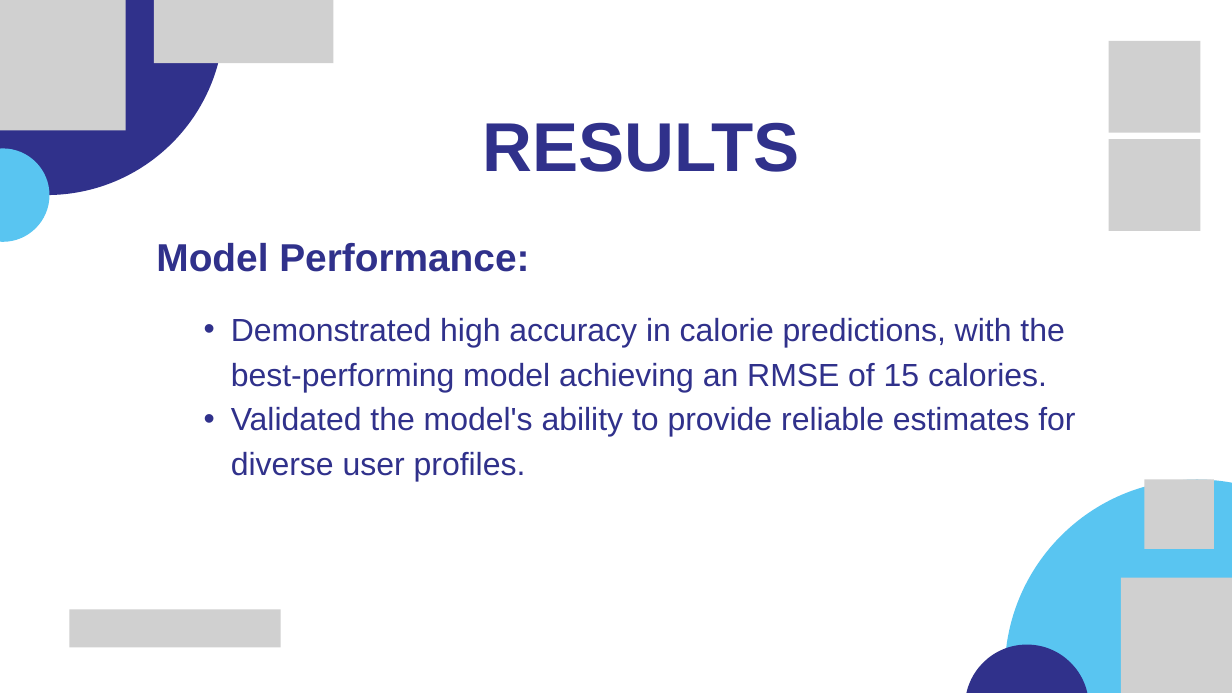
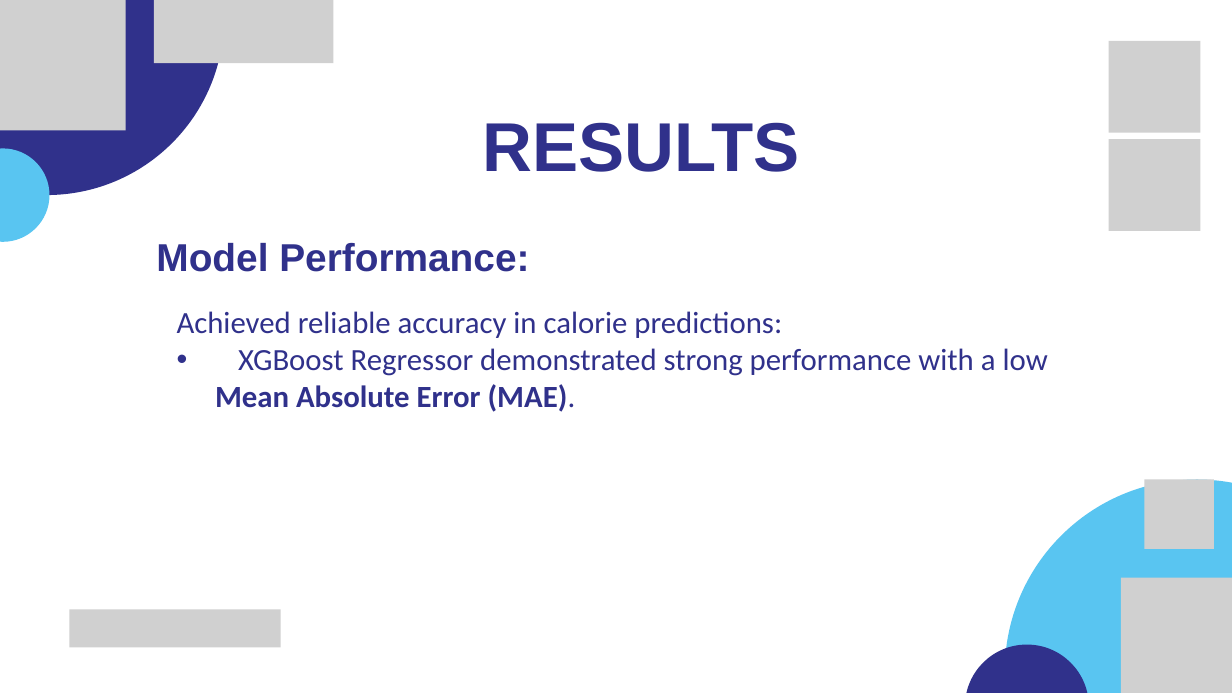
Before and after one commit to Mohamedelmahdy01/BurnMeter, a slide deck: slide 11 of BurnMeter.pptx (slide 12 before the commit). Drawn at 1232x693 pixels with LibreOffice and Linux fonts; fonts in the diff are those of the drawing; grey boxes stand for pictures. Boxes give left, top, right and bottom in pixels: in the first picture for what was removed or moved away, otherwise in the second. Text is boxed around its words. In the diff, an @@ line names an element or a change of style, - is before the commit and + after.

```diff
--- a/BurnMeter.pptx
+++ b/BurnMeter.pptx
@@ text at [177, 311, 1048, 412]: text changed; size 37.3 to 36 pt; font Arial to Calibri @@
-  • Demonstrated high accuracy in calorie predictions, with the best-performing model achieving an RMSE of 15 calories.
-  • Validated the model's ability to provide reliable estimates for diverse user profiles.
+Achieved reliable accuracy in calorie predictions:
+• XGBoost Regressor demonstrated strong performance with a low Mean Absolute Error (MAE).
```
Also in this commit, not shown: 13 other slides changed, 1 slide removed.
